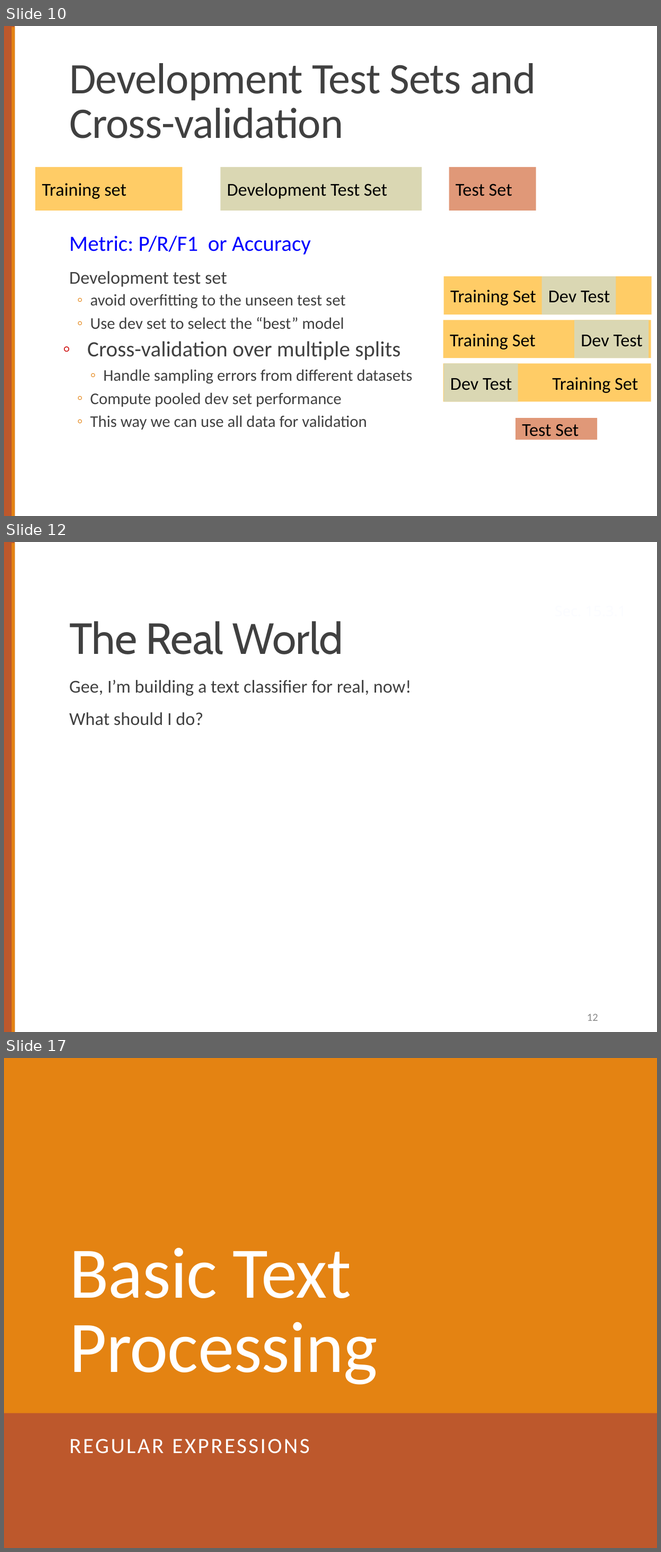
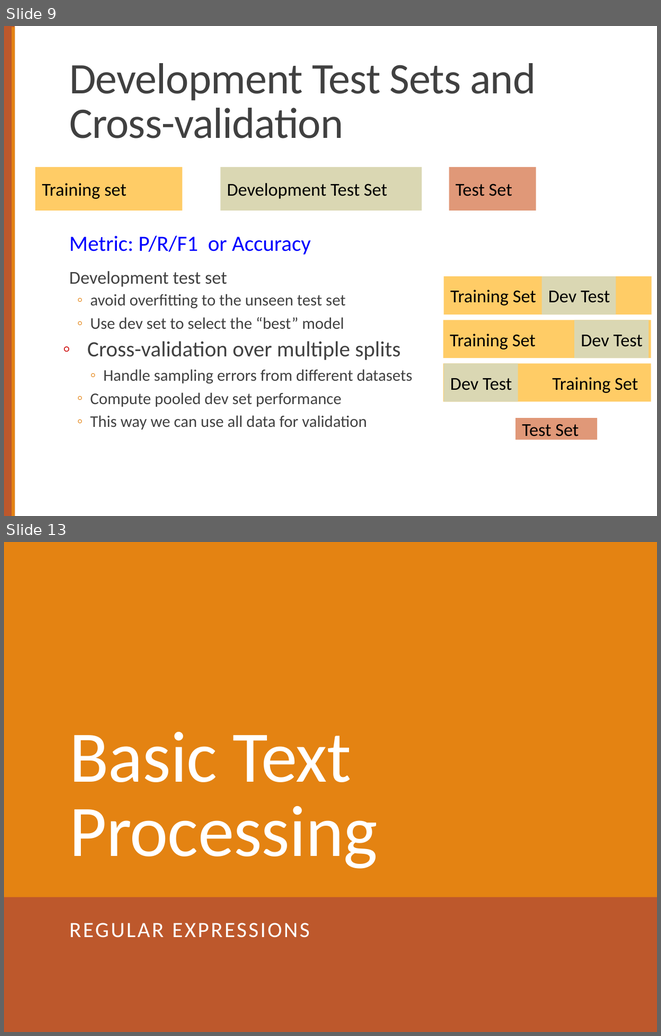
Before and after one commit to computational-linguistics-class/computational-linguistics-class.github.io, a slide deck: slides/02-text-processing.pptx. Shown one above the other, each under a label of ours: slides 10, 12 and 17 before the commit, slides 9 and 13 after it; the slides between them are not shown. The pictures are 661x1552 and 661x1036 pixels, drawn with LibreOffice and Linux fonts; fonts in the diff are those of the drawing. Boxes give left, top, right and bottom in pixels: in the first picture for what was removed or moved away, otherwise in the second. Text is boxed around its words. In the diff, an @@ line names an element or a change of style, - is before the commit and + after.

```diff
--- a/slides/02-text-processing.pptx
+++ b/slides/02-text-processing.pptx
@@ slide 12 removed at box(4, 542, 657, 1032), background #FFFFFF; not listed: 2 template elements that a slide beside it also shows @@
@@ title removed at box(69, 621, 343, 654) @@
-The Real World
@@ text removed at box(69, 680, 412, 725) @@
-  Gee, I’m building a text classifier for real, now!
-  What should I do?
@@ page number removed at box(587, 1014, 598, 1021) @@
-12
@@ what was slide 10 is now slide 9 @@
@@ what was slide 17 is now slide 13 @@
```
Also in this commit, not shown: 9 slides changed, 3 slides added, 6 other slides removed, 1 other file.
